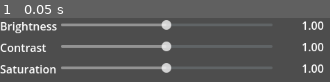
Above: before the commit, frame 1.
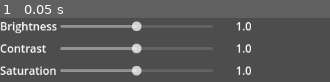
Above: after the commit, the same moment.

Repository: RespiteFromReality/godot-settings
Game: Godot game, scene res://settings_menu/components/adjustments.tscn
The game is run twice, just before and just after one commit, with the same random seed, the same clock (stepped at 60 frames per second) and the same inputs. The project has no main scene, so this scene is started directly.
Inputs:
- Up to frame 1 (0.05 s): no input

The runs differ from the first frame. In frame 1, 16% of the frame differs, in the area x 0-99%, y 3-91%.

Commit message:
Improved Slider with value
- Added get set functions for config.
- Added set_value_no_signal which blocks signals out of the component, while maintain signals internally.
- Tidying up script

Diff:
--- a/settings_menu/components/adjustments.gd
+++ b/settings_menu/components/adjustments.gd
@@ -7,17 +7,13 @@
 
 func _ready() -> void:
 	var brightness: float = Settings.display_get_brightness()
-	brightness_slider.set_block_signals(true)
-	brightness_slider.slider_value = brightness
-	brightness_slider.set_block_signals(false)
+	brightness_slider.set_value_no_signal(brightness)
+
 	var constrast: float = Settings.display_get_contrast()
-	contrast_slider.set_block_signals(true)
-	contrast_slider.slider_value = constrast
-	contrast_slider.set_block_signals(false)
+	contrast_slider.set_value_no_signal(constrast)
+
 	var saturation: float = Settings.display_get_saturation()
-	saturation_slider.set_block_signals(true)
-	saturation_slider.slider_value = saturation
-	saturation_slider.set_block_signals(false)
+	saturation_slider.set_value_no_signal(saturation)
 
 
 # Color Adjustments
--- a/settings_menu/components/adjustments.tscn
+++ b/settings_menu/components/adjustments.tscn
@@ -17,11 +17,9 @@
 
 [node name="Brightness" parent="." instance=ExtResource("1_jjtvj")]
 layout_mode = 2
-slider_range_min = 0.2
-slider_range_max = 1.8
-slider_starting_value = 1.0
-slider_steps = 0.05
-decimals_padding = 2
+max_value = 2.0
+value = 1.0
+step = 0.1
 
 [node name="ContrastLabel" type="Label" parent="."]
 layout_mode = 2
@@ -31,11 +29,9 @@
 
 [node name="Contrast" parent="." instance=ExtResource("1_jjtvj")]
 layout_mode = 2
-slider_range_min = 0.2
-slider_range_max = 1.8
-slider_starting_value = 1.0
-slider_steps = 0.05
-decimals_padding = 2
+max_value = 2.0
+value = 1.0
+step = 0.1
 
 [node name="SaturationLabel" type="Label" parent="."]
 layout_mode = 2
@@ -45,10 +41,9 @@
 
 [node name="Saturation" parent="." instance=ExtResource("1_jjtvj")]
 layout_mode = 2
-slider_range_max = 2.0
-slider_starting_value = 1.0
-slider_steps = 0.05
-decimals_padding = 2
+max_value = 2.0
+value = 1.0
+step = 0.1
 
 [connection signal="slider_value_changed" from="Brightness" to="." method="_on_brightness_slider_value_changed"]
 [connection signal="slider_value_changed" from="Contrast" to="." method="_on_contrast_slider_value_changed"]
--- a/settings_menu/components/fov.gd
+++ b/settings_menu/components/fov.gd
@@ -5,7 +5,7 @@
 
 func _ready() -> void:
 	var fov: float = Settings.game_get_fov()
-	fov_slider.slider_value = fov
+	fov_slider.set_value_no_signal(fov)
 
 
 func _on_fov_slider_value_changed(value: float) -> void:
--- a/settings_menu/components/fov.tscn
+++ b/settings_menu/components/fov.tscn
@@ -17,8 +17,10 @@
 
 [node name="FOV" parent="." instance=ExtResource("1_wti4f")]
 layout_mode = 2
-slider_range_min = 60.0
-slider_range_max = 140.0
-slider_starting_value = 90.0
+rounded = true
+min_value = 60.0
+max_value = 140.0
+value = 75.0
+decimals_padding = 0
 
 [connection signal="slider_value_changed" from="FOV" to="." method="_on_fov_slider_value_changed"]
--- a/settings_menu/components/global_illumination.gd
+++ b/settings_menu/components/global_illumination.gd
@@ -25,9 +25,7 @@
 	gi_resolution_option.set_block_signals(false)
 
 	var sdfgi_cascades: int = Settings.graphics_get_sdfgi_cascades()
-	sdfgi_cascades_slider.set_block_signals(true)
-	sdfgi_cascades_slider.slider_value = sdfgi_cascades
-	sdfgi_cascades_slider.set_block_signals(false)
+	sdfgi_cascades_slider.set_value_no_signal(sdfgi_cascades)
 
 	var rays: int = Settings.graphics_get_sdfgi_rays()
 	sdfgi_probe_rays_options.set_block_signals(true)
--- a/settings_menu/components/global_illumination.tscn
+++ b/settings_menu/components/global_illumination.tscn
@@ -45,16 +45,19 @@
 [node name="SDFGICascadesSlider" parent="." instance=ExtResource("2_6q6ie")]
 visible = false
 layout_mode = 2
-slider_range_min = 1.0
-slider_range_max = 8.0
-slider_starting_value = 4.0
 rounded = true
+min_value = 1.0
+max_value = 8.0
+value = 1.0
+decimals_padding = 0
 
 [node name="SDFGIProbeRaysLabel" type="Label" parent="."]
+visible = false
 layout_mode = 2
 text = "SDFGI Ray Count"
 
 [node name="SDFGIProbeRaysOptions" type="OptionButton" parent="."]
+visible = false
 layout_mode = 2
 selected = 1
 item_count = 7
--- a/settings_menu/components/lod_threshold.gd
+++ b/settings_menu/components/lod_threshold.gd
@@ -5,9 +5,7 @@
 
 func _ready() -> void:
 	var threshold: float = Settings.graphics_get_lod_threshold()
-	threshold_slider.set_block_signals(true)
-	threshold_slider.slider_value = threshold
-	threshold_slider.set_block_signals(false)
+	threshold_slider.set_value_no_signal(threshold)
 
 
 func _on_lod_threshold_slider_value_changed(lod_threshold: float) -> void:
--- a/settings_menu/components/lod_threshold.tscn
+++ b/settings_menu/components/lod_threshold.tscn
@@ -24,8 +24,9 @@
 
 [node name="LODThreshold" parent="." instance=ExtResource("2_ujapk")]
 layout_mode = 2
-slider_range_max = 32.0
-slider_starting_value = 2.0
+max_value = 32.0
+value = 2.0
 zero_means_disabled = true
+decimals_padding = 0
 
 [connection signal="slider_value_changed" from="LODThreshold" to="." method="_on_lod_threshold_slider_value_changed"]
--- a/settings_menu/components/screen_space_reflections.gd
+++ b/settings_menu/components/screen_space_reflections.gd
@@ -13,9 +13,7 @@
 	toggle_submenu(int(ssr))
 
 	var ssr_steps: int = Settings.graphics_get_ssr_steps()
-	ssr_steps_slider.set_block_signals(true)
-	ssr_steps_slider.slider_value = ssr_steps
-	ssr_steps_slider.set_block_signals(false)
+	ssr_steps_slider.set_value_no_signal(ssr_steps)
 
 
 func toggle_submenu(index: int) -> void:
--- a/settings_menu/components/screen_space_reflections.tscn
+++ b/settings_menu/components/screen_space_reflections.tscn
@@ -30,11 +30,12 @@
 [node name="SSRStepsSlider" parent="." instance=ExtResource("2_mdj25")]
 visible = false
 layout_mode = 2
-slider_range_min = 2.0
-slider_range_max = 128.0
-slider_starting_value = 32.0
-slider_steps = 2.0
 rounded = true
+min_value = 2.0
+max_value = 128.0
+value = 32.0
+step = 2.0
+decimals_padding = 0
 
 [connection signal="item_selected" from="SSROptions" to="." method="_on_ssr_options_item_selected"]
 [connection signal="slider_value_changed" from="SSRStepsSlider" to="." method="_on_screen_space_reflections_quality_slider_slider_value_changed"]
--- a/settings_menu/components/slider_with_value/slider_with_value.gd
+++ b/settings_menu/components/slider_with_value/slider_with_value.gd
@@ -1,95 +1,114 @@
 @tool
-
+class_name SliderWithValue
 extends Control
-class_name SliderWithValue
 
 signal slider_value_changed(value: float)
-signal drag_ended(value: float)
+
 
 @export_category("Slider")
-@export var editable_slider: bool = true :
-	get(): return %HSlider.editable
-	set(value): %HSlider.editable = value
-@export var slider_range_min: float
-@export var slider_range_max: float
-@export var slider_starting_value: float
-@export var slider_steps: float
-@export var zero_means_disabled: bool
-@export var rounded: bool:
-	get(): return %HSlider.rounded
-	set(value): %HSlider.rounded = value
+@export var editable: bool = true
+@export var rounded: bool = false
+@export var min_value: float = 0
+@export var max_value: float = 100
+@export var value: float = 0
+@export var step: float = 1
 @export_category("Label")
-@export var label_toggle: bool = true :
-	get(): return %SliderValueLabel.enabled
-	set(value): %SliderValueLabel.enabled = value
-@export_range(0, 2, 1, "or_greater") var decimals_padding: int = 0
-@export var unit: String;
-@export_category("Sound")
-@export var slider_sound: AudioStream
+@export var label_toggle: bool = true
+@export var zero_means_disabled: bool = false
+@export_range(0, 2, 1, "or_greater") var decimals_padding: int = 1
+## A string suffix appended after the value, leave empty for none.
+@export var suffix: String = ""
 
-var slider_value: float :
-	get: return %HSlider.value
-	set(_value): %HSlider.value = _value
-
-func _get_configuration_warnings() -> PackedStringArray: # Creates editor warnings
-	var msgs: PackedStringArray
-	if (slider_value_changed.has_connections() != true && drag_ended.has_connections() != true):
-		msgs.append("This component has no connections to any of its signals!")
-	if slider_range_min == null || slider_range_max == null:
-		msgs.append("Range values cannot be null!")
-	if slider_range_max < slider_range_min:
-		msgs.append("Slider max range must be more than min range!")
-	if (slider_starting_value > slider_range_max || slider_starting_value < slider_range_min):
-		msgs.append("The starting value is smaller or largest than the slider range!")
-	if (slider_steps == 0):
-		msgs.append("Slider cannot have 0 steps!")
-	if (decimals_padding < 0):
-		msgs.append("Decimal padding cannot be a negative value! ")
-	return msgs
-
-
-func _on_h_slider_value_changed(_slider_value: float) -> void:
-	slider_value = _slider_value
-	if (slider_value == 0 && zero_means_disabled == true):
-		%SliderValueLabel.text = "Disabled"
-	else:
-		%SliderValueLabel.text = str(slider_value).pad_decimals(decimals_padding) + unit
-
-	%SliderSoundEffect.play()
-	slider_value_changed.emit(slider_value)
-
-
-func _on_h_slider_drag_ended(_value_changed: bool) -> void:
-	slider_value = %HSlider.value
-	if (%HSlider.value == 0 && zero_means_disabled == true):
-		%SliderValueLabel.text = "Disabled"
-	else:
-		%SliderValueLabel.text = str(%HSlider.value).pad_decimals(decimals_padding) + unit
-
-	%SliderSoundEffect.play()
-	drag_ended.emit(%HSlider.value)
+@onready var h_slider: HSlider = $HSlider
+@onready var label: ToggleableLabel = $Label
 
 
 func _ready() -> void:
-	%HSlider.set_block_signals(true) # Block signals during initial setup, as min_value changes also trigger value_changed signal.
+	h_slider.set_block_signals(true)
+	set_editable(editable)
+	set_min_value(min_value)
+	set_max_value(max_value)
+	set_rounded(rounded)
+	set_value(value)
+	set_step(step)
+	h_slider.set_block_signals(false)
 
-	## Do not shuffle order to avoid snapping to int.
-	%HSlider.min_value = slider_range_min
-	%HSlider.max_value = slider_range_max
-	%HSlider.step = slider_steps
-	%HSlider.value = slider_starting_value
-	slider_value = slider_starting_value
-	%HSlider.set_block_signals(false)
+	label.set_block_signals(true)
+	set_label_value(value)
+	label.set_block_signals(false)
+# Config functions
 
-	%SliderValueLabel.text = str(slider_starting_value).pad_decimals(decimals_padding) + unit
+# Slider
+func get_editable() -> bool:
+	return h_slider.editable
 
-	%SliderSoundEffect.stream = slider_sound
+func set_editable(_editable: bool) -> void:
+	h_slider.editable = _editable
 
-func reset_value() -> void:
-	%HSlider.value = slider_starting_value
+func get_min_value() -> float:
+	return h_slider.min_value
 
-func reset_value_no_signal() -> void:
-	%HSlider.set_value_no_signal(slider_starting_value)
+func set_min_value(_min_value: float) -> void:
+	h_slider.min_value = _min_value
 
-func toggle_slider(toggle: bool) -> void:
-	%HSlider.editable = toggle
+func get_max_value() -> float:
+	return h_slider.max_value
+
+func set_max_value(_max_value: float) -> void:
+	h_slider.max_value = max_value
+
+func get_rounded() -> bool:
+	return h_slider.rounded
+
+func set_rounded(_rounded: bool) -> void:
+	h_slider.rounded = _rounded
+
+func get_step() -> float:
+	return h_slider.step
+
+func set_step(_step: float) -> void:
+	h_slider.step = step
+
+func get_value() -> float:
+	return h_slider.value
+
+func set_value(_value: float) -> void:
+	h_slider.value = _value
+
+func set_value_no_signal(_value: float) -> void:
+	self.set_block_signals(true)
+	h_slider.value = _value
+	self.set_block_signals(false)
+
+# Label
+func get_label_value() -> String:
+	return label.text
+
+func set_label_value(_value: float) -> void:
+	if _value == 0 && zero_means_disabled == true:
+		label.text = "Disabled"
+	else:
+		label.text = str(_value).pad_decimals(decimals_padding) + " " + suffix
+
+
+# Signals
+
+func _on_h_slider_value_changed(_value: float) -> void:
+	set_label_value(_value)
+	slider_value_changed.emit(_value)
+
+
+# Editor
+func _get_configuration_warnings() -> PackedStringArray: # Creates editor warnings
+	var msgs: PackedStringArray
+	if slider_value_changed.has_connections() != true:
+		msgs.append("This component has no connections to any of its signals!")
+	if max_value < min_value:
+		msgs.append("Slider max range must be more than min range!")
+	if value > max_value || value < min_value:
+		msgs.append("The starting value is smaller or largest than the range!")
+	if step == 0:
+		msgs.append("Slider cannot have 0 steps!")
+	if decimals_padding < 0:
+		msgs.append("Decimal padding cannot be a negative value! ")
+	return msgs
--- a/settings_menu/components/slider_with_value/slider_with_value.tscn
+++ b/settings_menu/components/slider_with_value/slider_with_value.tscn
@@ -22,25 +22,18 @@
 expand_margin_bottom = 2.0
 
 [node name="SliderWithValue" type="Control"]
-custom_minimum_size = Vector2(380, 20)
+custom_minimum_size = Vector2(280, 24)
 layout_mode = 3
 anchors_preset = 0
-offset_right = 380.0
-offset_bottom = 20.0
-size_flags_horizontal = 10
+offset_right = 280.0
+offset_bottom = 24.0
+size_flags_horizontal = 2
 script = ExtResource("1_5ff6h")
-slider_range_max = 100.0
-slider_starting_value = 100.0
-slider_steps = 1.0
 
 [node name="HSlider" type="HSlider" parent="."]
-unique_name_in_owner = true
-custom_minimum_size = Vector2(300, 0)
 layout_mode = 0
-offset_left = 1.0
-offset_top = 2.0
-offset_right = 306.0
-offset_bottom = 18.0
+offset_right = 220.0
+offset_bottom = 24.0
 pivot_offset = Vector2(134, 8)
 size_flags_horizontal = 3
 size_flags_vertical = 4
@@ -48,29 +41,22 @@
 theme_override_styles/slider = SubResource("StyleBoxFlat_ba8ne")
 theme_override_styles/grabber_area = SubResource("StyleBoxFlat_f8ild")
 theme_override_styles/grabber_area_highlight = SubResource("StyleBoxFlat_f8ild")
-value = 100.0
+rounded = true
 scrollable = false
 ticks_position = 3
 
-[node name="SliderValueLabel" type="Label" parent="."]
-unique_name_in_owner = true
-custom_minimum_size = Vector2(75, 10)
+[node name="Label" type="Label" parent="."]
 layout_mode = 0
-offset_left = 305.0
-offset_top = -1.0
-offset_right = 380.0
-offset_bottom = 22.0
+offset_left = 222.0
+offset_right = 280.0
+offset_bottom = 24.0
 theme_override_colors/font_color = Color(1, 1, 1, 1)
-text = "100"
+text = "0 "
 horizontal_alignment = 2
 vertical_alignment = 1
 script = ExtResource("3_tsqw7")
 greyed_out_color = Color(0.61960787, 0.61960787, 0.61960787, 1)
 metadata/_custom_type_script = "uid://d270vtwfidiph"
 
-[node name="SliderSoundEffect" type="AudioStreamPlayer" parent="."]
-unique_name_in_owner = true
-pitch_scale = 0.99
-
 [connection signal="drag_ended" from="HSlider" to="." method="_on_h_slider_drag_ended"]
 [connection signal="value_changed" from="HSlider" to="." method="_on_h_slider_value_changed"]
--- a/settings_menu/components/upscaling.gd
+++ b/settings_menu/components/upscaling.gd
@@ -41,14 +41,10 @@
 	fsr_quality_dropdown.set_block_signals(false)
 
 	var fsr_sharpness: float = Settings.display_get_fsr_sharpness()
-	fsr_sharpness_slider.set_block_signals(true)
-	fsr_sharpness_slider.slider_value = invert_sharpness(0, 2, fsr_sharpness)
-	fsr_sharpness_slider.set_block_signals(false)
+	fsr_sharpness_slider.set_value_no_signal(invert_sharpness(0, 2, fsr_sharpness))
 
 	var render_scale: float = Settings.display_get_render_scale()
-	render_scale_slider.set_block_signals(true)
-	render_scale_slider.slider_value = render_scale
-	render_scale_slider.set_block_signals(false)
+	render_scale_slider.set_value_no_signal(render_scale)
 
 
 func invert_sharpness(_min: float, _max: float, value: float) -> float:
@@ -104,6 +100,6 @@
 	match index:
 		0:
 			Settings.display_set_upscaler(Viewport.SCALING_3D_MODE_BILINEAR)
-			Settings.display_set_render_scale(render_scale_slider.slider_value)
+			Settings.display_set_render_scale(render_scale_slider.get_value())
 		1:
 			Settings.display_set_upscaler(Viewport.SCALING_3D_MODE_FSR2)
--- a/settings_menu/components/upscaling.tscn
+++ b/settings_menu/components/upscaling.tscn
@@ -30,17 +30,18 @@
 
 [node name="RenderScaleLabel" type="Label" parent="."]
 layout_mode = 2
+size_flags_horizontal = 3
 theme_override_font_sizes/font_size = 16
 text = "Render Scale"
 
 [node name="RenderScaleSlider" parent="." instance=ExtResource("1_tgnp2")]
 layout_mode = 2
-slider_range_min = 0.25
-slider_range_max = 2.0
-slider_starting_value = 1.0
-slider_steps = 0.25
+min_value = 0.25
+max_value = 2.0
+value = 1.0
+step = 0.25
 decimals_padding = 2
-unit = "x"
+suffix = "x"
 
 [node name="FSRQualityLabel" type="Label" parent="."]
 visible = false
@@ -68,19 +69,16 @@
 popup/item_4/id = 4
 
 [node name="FSRSharpnessLabel" type="Label" parent="."]
-visible = false
 layout_mode = 2
 size_flags_horizontal = 3
 theme_override_font_sizes/font_size = 16
 text = "FSR Sharpness"
 
 [node name="FSRSharpnessSlider" parent="." instance=ExtResource("1_tgnp2")]
-visible = false
 layout_mode = 2
-slider_range_max = 2.0
-slider_starting_value = 0.2
-slider_steps = 0.1
-decimals_padding = 1
+max_value = 2.0
+value = 0.2
+step = 0.1
 
 [connection signal="item_selected" from="Upscaling" to="." method="_on_upscaling_item_selected"]
 [connection signal="slider_value_changed" from="RenderScaleSlider" to="." method="_on_render_scale_slider_slider_value_changed"]
--- a/settings_menu/components/volume.gd
+++ b/settings_menu/components/volume.gd
@@ -23,12 +23,12 @@
 	var ambient_volume: float = Settings.audio_get_volume(ambient_index)
 	var voice_volume: float = Settings.audio_get_volume(voice_index)
 	var ui_volume: float = Settings.audio_get_volume(ui_index)
-	master_volume_slider.slider_value = master_volume * 100
-	music_volume_slider.slider_value = music_volume * 100
-	effects_volume_slider.slider_value = effects_volume * 100
-	ambient_volume_slider.slider_value = ambient_volume * 100
-	voice_volume_slider.slider_value = voice_volume * 100
-	ui_volume_slider.slider_value = ui_volume * 100
+	master_volume_slider.set_value_no_signal(master_volume * 100)
+	music_volume_slider.set_value_no_signal(music_volume * 100)
+	effects_volume_slider.set_value_no_signal(effects_volume * 100)
+	ambient_volume_slider.set_value_no_signal(ambient_volume * 100)
+	voice_volume_slider.set_value_no_signal(voice_volume * 100)
+	ui_volume_slider.set_value_no_signal(ui_volume * 100)
 
 
 func _on_master_volume_slider_value_changed(value: float) -> void:
--- a/settings_menu/components/volume.tscn
+++ b/settings_menu/components/volume.tscn
@@ -13,7 +13,10 @@
 
 [node name="MasterVolumeSlider" parent="." instance=ExtResource("1_n0dvm")]
 layout_mode = 2
-unit = "%"
+rounded = true
+value = 100.0
+decimals_padding = 0
+suffix = "%"
 
 [node name="MusicVolumeLabel" type="Label" parent="."]
 layout_mode = 2
@@ -21,7 +24,10 @@
 
 [node name="MusicVolumeSlider" parent="." instance=ExtResource("1_n0dvm")]
 layout_mode = 2
-unit = "%"
+rounded = true
+value = 100.0
+decimals_padding = 0
+suffix = "%"
 
 [node name="EffectsVolumeLabel" type="Label" parent="."]
 layout_mode = 2
@@ -29,7 +35,10 @@
 
 [node name="EffectsVolumeSlider" parent="." instance=ExtResource("1_n0dvm")]
 layout_mode = 2
-unit = "%"
+rounded = true
+value = 100.0
+decimals_padding = 0
+suffix = "%"
 
 [node name="AmbientVolumeLabel" type="Label" parent="."]
 layout_mode = 2
@@ -37,7 +46,10 @@
 
 [node name="AmbientVolumeSlider" parent="." instance=ExtResource("1_n0dvm")]
 layout_mode = 2
-unit = "%"
+rounded = true
+value = 100.0
+decimals_padding = 0
+suffix = "%"
 
 [node name="VoiceVolumeLabel" type="Label" parent="."]
 layout_mode = 2
@@ -45,7 +57,10 @@
 
 [node name="VoiceVolumeSlider" parent="." instance=ExtResource("1_n0dvm")]
 layout_mode = 2
-unit = "%"
+rounded = true
+value = 100.0
+decimals_padding = 0
+suffix = "%"
 
 [node name="UIVolumeLabel" type="Label" parent="."]
 layout_mode = 2
@@ -53,7 +68,10 @@
 
 [node name="UIVolumeSlider" parent="." instance=ExtResource("1_n0dvm")]
 layout_mode = 2
-unit = "%"
+rounded = true
+value = 100.0
+decimals_padding = 0
+suffix = "%"
 
 [connection signal="slider_value_changed" from="MasterVolumeSlider" to="." method="_on_master_volume_slider_value_changed"]
 [connection signal="slider_value_changed" from="MusicVolumeSlider" to="." method="_on_music_volume_slider_value_changed"]
